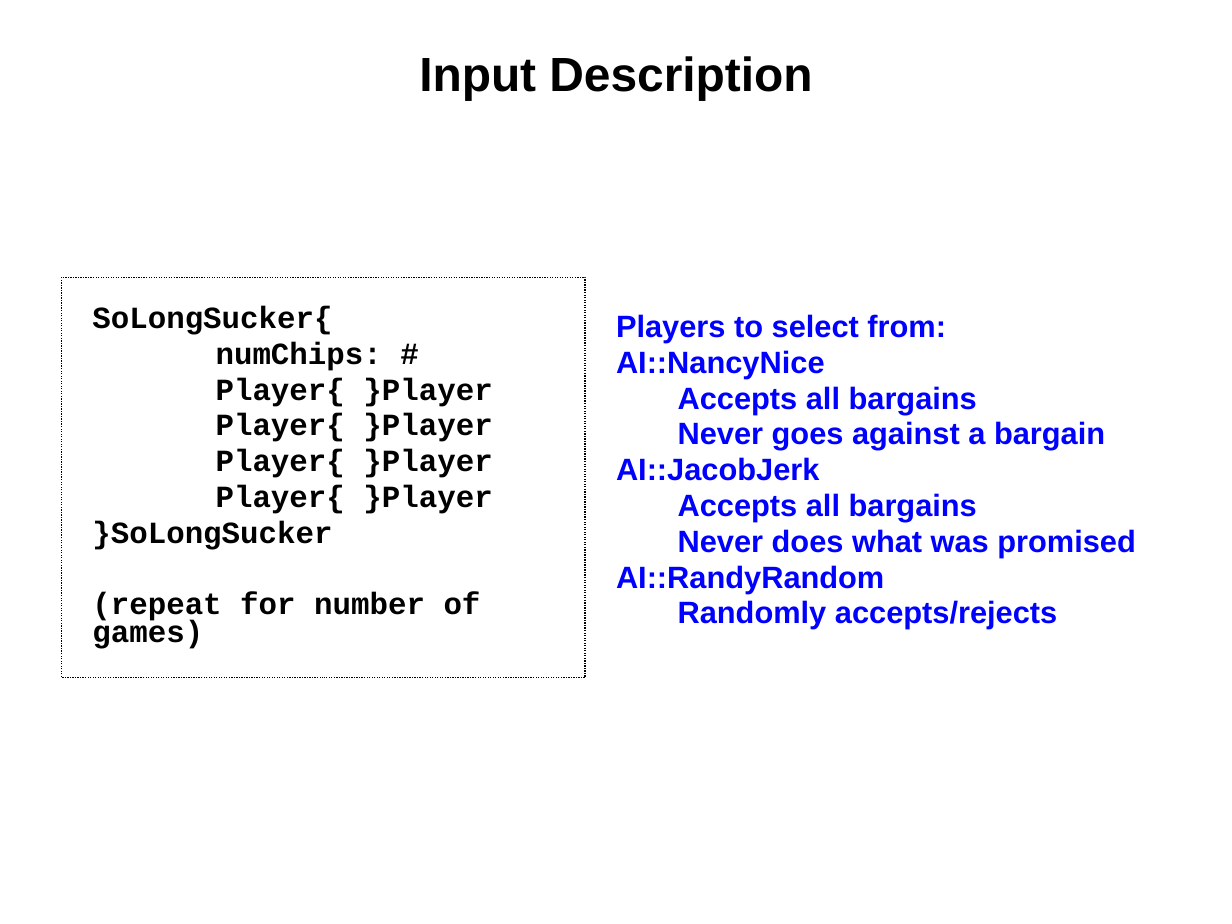
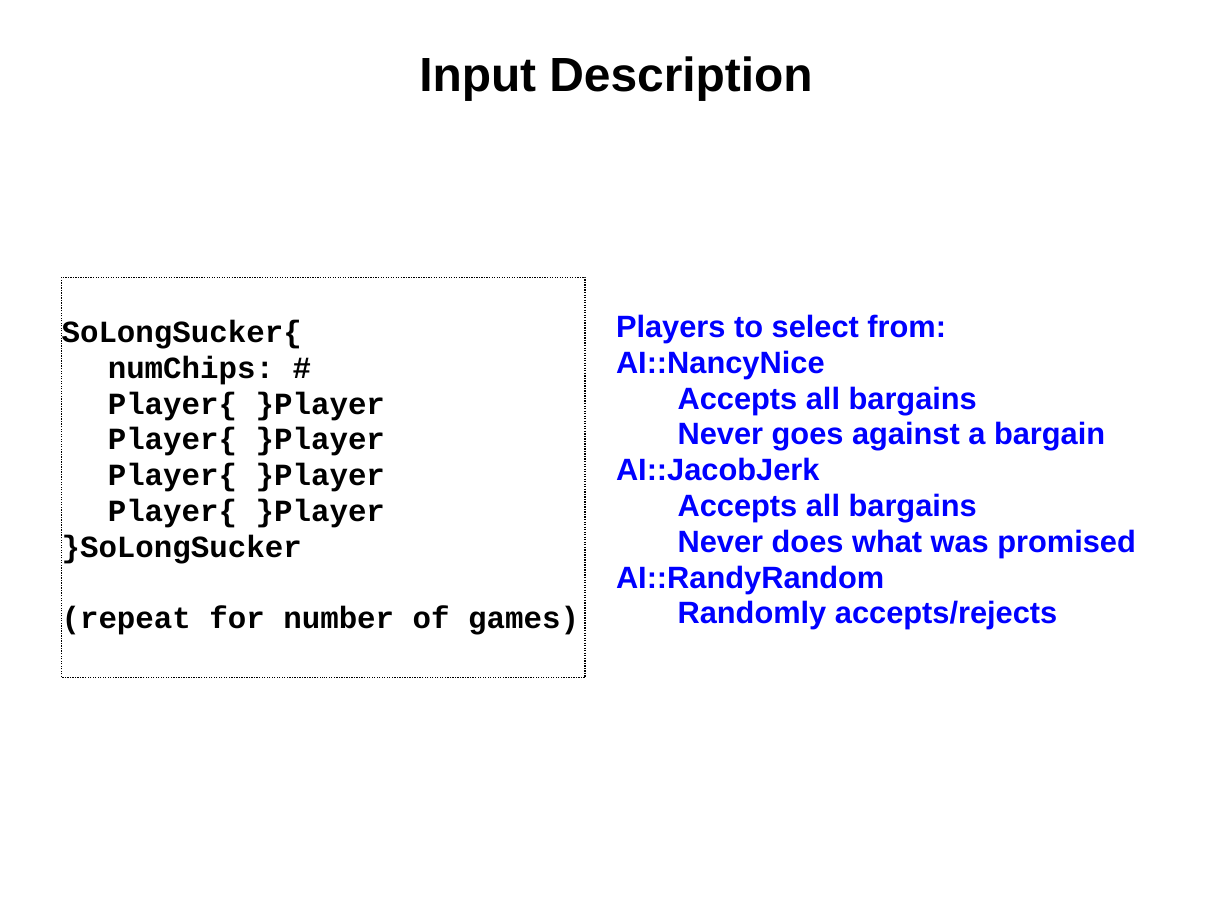
Before and after one commit to Steve132/solongsucker, a slide deck: slide 9 of doc/Presentation.ppt (slide 8 before the commit). Drawn at 1232x924 pixels with LibreOffice and Linux fonts; fonts in the diff are those of the drawing. Boxes give left, top, right and bottom in pixels: in the first picture for what was removed or moved away, otherwise in the second. Text is boxed around its words. In the diff, an @@ line names an element or a change of style, - is before the commit and + after.

```diff
--- a/doc/Presentation.ppt
+++ b/doc/Presentation.ppt
@@ subtitle "SoLongSucker{" at [62,277,585,678]: indent changed @@
```
Also in this commit, not shown: 2 other slides changed, 2 slides added, 1 slide removed, 2 other files.
